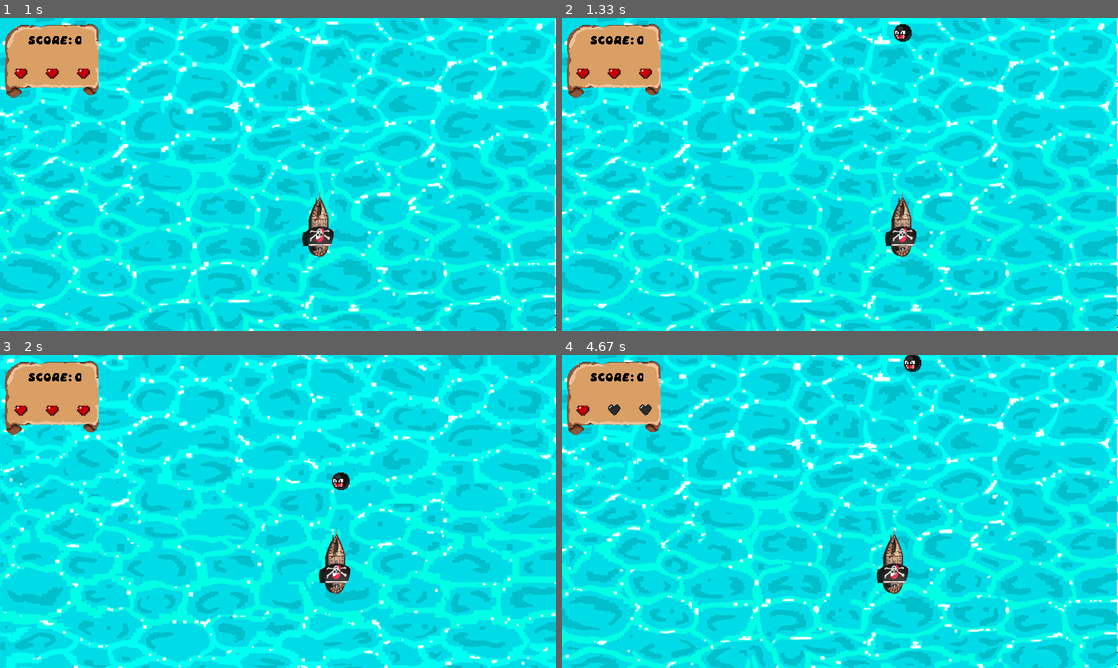
Above: before the commit, frames 1-4 (two rows, left to right).
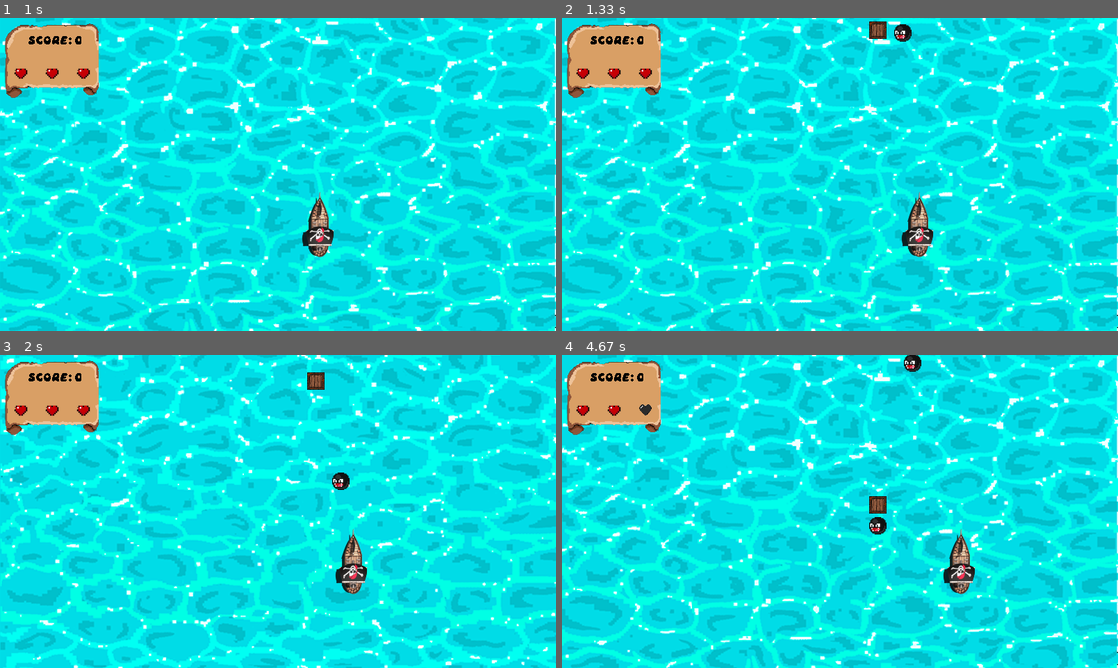
Above: after the commit, the same moments.

Repository: TheSirDylan/Pygames
Game: pygame game, started from sea_scape/app.py
The game is run twice, just before and just after one commit, with the same random seed, the same clock (stepped at 60 frames per second) and the same inputs.
Inputs:
- Up to frame 1 (1 s): tap Space at 0.33 s; hold Right from 0.67 s (still down)
- Up to frame 2 (1.33 s): release Right at 1.13 s; hold Right from 1.17 s (still down)
- Up to frame 3 (2 s): release Right at 1.63 s; hold Left from 1.67 s (still down)
- Up to frame 4 (4.67 s): release Left at 2.2 s; hold Left 2.23-2.63 s; hold Right 2.67-3.3 s; hold Left 3.33-3.8 s; hold Right 3.83-4.3 s; hold Right from 4.33 s (still down)

Frame 1 is identical in both runs. In frame 2, 1.3% of the frame differs, in the area x 55-67%, y 1-77%; in frame 3, 1.3%; in frame 4, 1.7%, in the area x 8-75%, y 15-77%.

Commit message:
Fixed movment system to be more fluid and started work on creating a lifelike crate float loop.

Diff:
--- a/sea_scape/app.py
+++ b/sea_scape/app.py
@@ -1,8 +1,8 @@
 import pygame
 from random import randint
 
-
-
+ocean= [4,4,4,4,3,3,3,3,2,2,2,2,1,1,1,1,0,0,0,0,-1,-1,-1,-1,-2,-2,-2,-2,-1,-1,-1,-1,0,0,0,0,1,1,1,1,2,2,2,2,3,3,3,3]
+crate_loop = 0
 score = 0
 health = 3
 game_active = False
@@ -163,10 +163,10 @@
                     health = 3
                     score = 0
                     start_time = pygame.time.get_ticks()
-    if event.type == pygame.KEYDOWN:
-        if event.key == pygame.K_LEFT and ship_rect.x >= 25:
-                ship_rect.x -= 3
-        elif event.key == pygame.K_RIGHT and ship_rect.x <= 775:
+    user_input = pygame.key.get_pressed()
+    if user_input[pygame.K_LEFT] and ship_rect.x >= 25:
+        ship_rect.x -= 3
+    if user_input[pygame.K_RIGHT] and ship_rect.x <= 775:
                 ship_rect.x += 3
     bg_animation()
     screen.blit(bgd,(0,0))
@@ -196,15 +196,16 @@
         k_rect_list = k_movement(k_rect_list)
         screen.blit(ship_surf, ship_rect)
 
-        #cannonball reinitialize and motion
-        if cb_rect.y >= 500:
-            cb_rect.y = -50
-            cb_rect.x = (ship_rect.x + 40)
-
-        #crate reinitialize
+        #crate reinitialize and movement logic
         if crate_rect.y >= 500:
             crate_rect.y = -50
             crate_rect.x = randint(25, 775)
+        if crate_loop >= len(ocean):
+            crate_loop = 0
+        else:
+            crate_rect.y += ocean[crate_loop]
+            crate_loop += 1
+
 
         #ship collides with crate
         scored()
